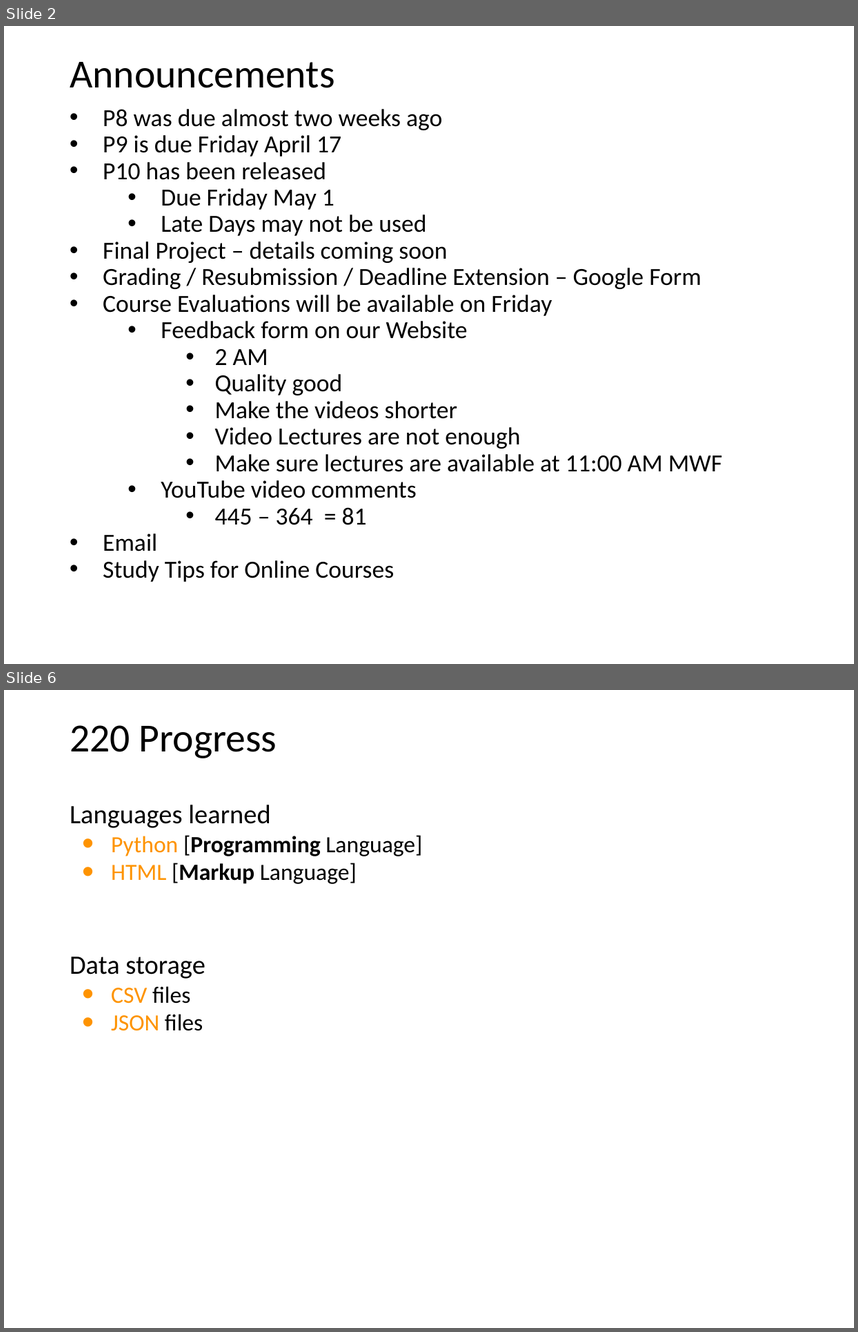
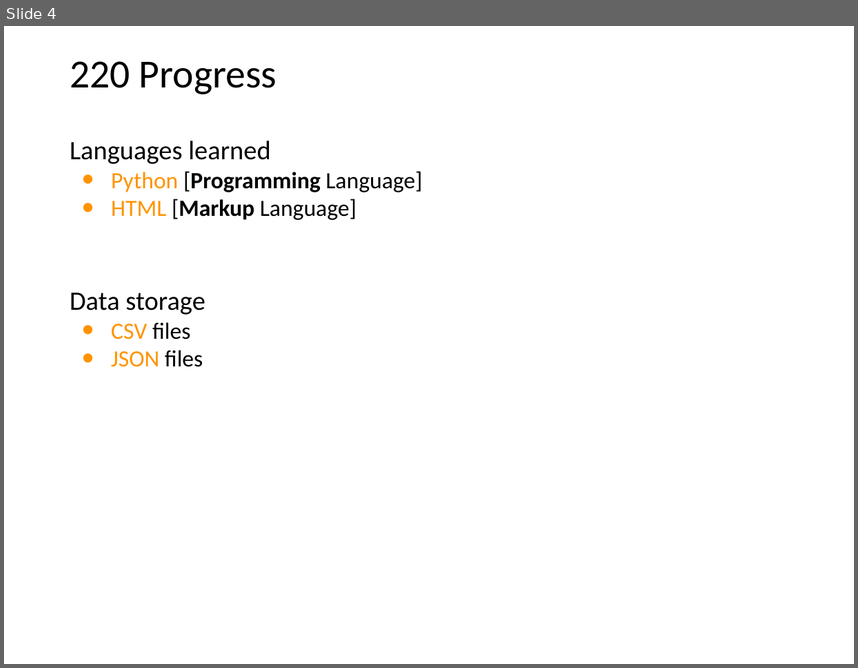
Before and after one commit to tylerharter/caraza-harter-com, a slide deck: tyler/meena/cs220/f20/materials/lec_33_F20.pptx. Shown one above the other, each under a label of ours: slides 2 and 6 before the commit, slide 4 after it; the slides between them are not shown. The pictures are 858x1332 and 858x668 pixels, drawn with LibreOffice and Linux fonts; fonts in the diff are those of the drawing. Boxes give left, top, right and bottom in pixels: in the first picture for what was removed or moved away, otherwise in the second. Text is boxed around its words. In the diff, an @@ line names an element or a change of style, - is before the commit and + after.

```diff
--- a/tyler/meena/cs220/f20/materials/lec_33_F20.pptx
+++ b/tyler/meena/cs220/f20/materials/lec_33_F20.pptx
@@ slide 2 removed at <box>4,26,854,664</box>, background #FFFFFF @@
@@ title removed at <box>70,62,335,88</box> @@
-Announcements
@@ text removed at <box>103,109,723,581</box> @@
-• P8 was due almost two weeks ago
-• P9 is due Friday April 17
-• P10 has been released
-    • Due Friday May 1
-    • Late Days may not be used
-• Final Project – details coming soon
-• Grading / Resubmission / Deadline Extension – Google Form
-• Course Evaluations will be available on Friday
-    • Feedback form on our Website
-        • 2 AM
-        • Quality good
-        • Make the videos shorter
-        • Video Lectures are not enough
-        • Make sure lectures are available at 11:00 AM MWF
-    • YouTube video comments
-        • 445 – 364 = 81
-• Email
-• Study Tips for Online Courses
@@ what was slide 6 is now slide 4 @@
```
Also in this commit, not shown: 6 slides changed, 3 slides added, 4 other slides removed.
